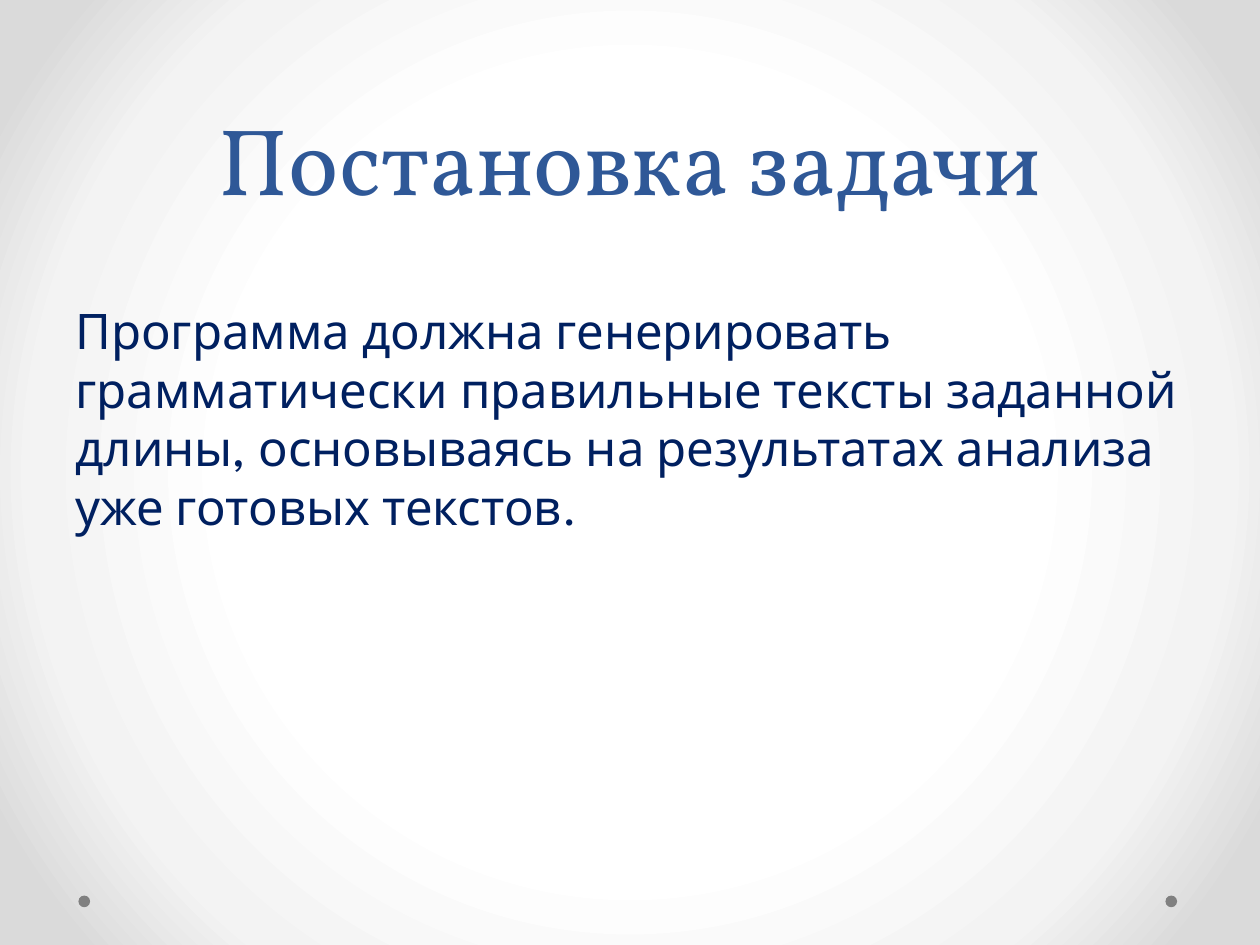
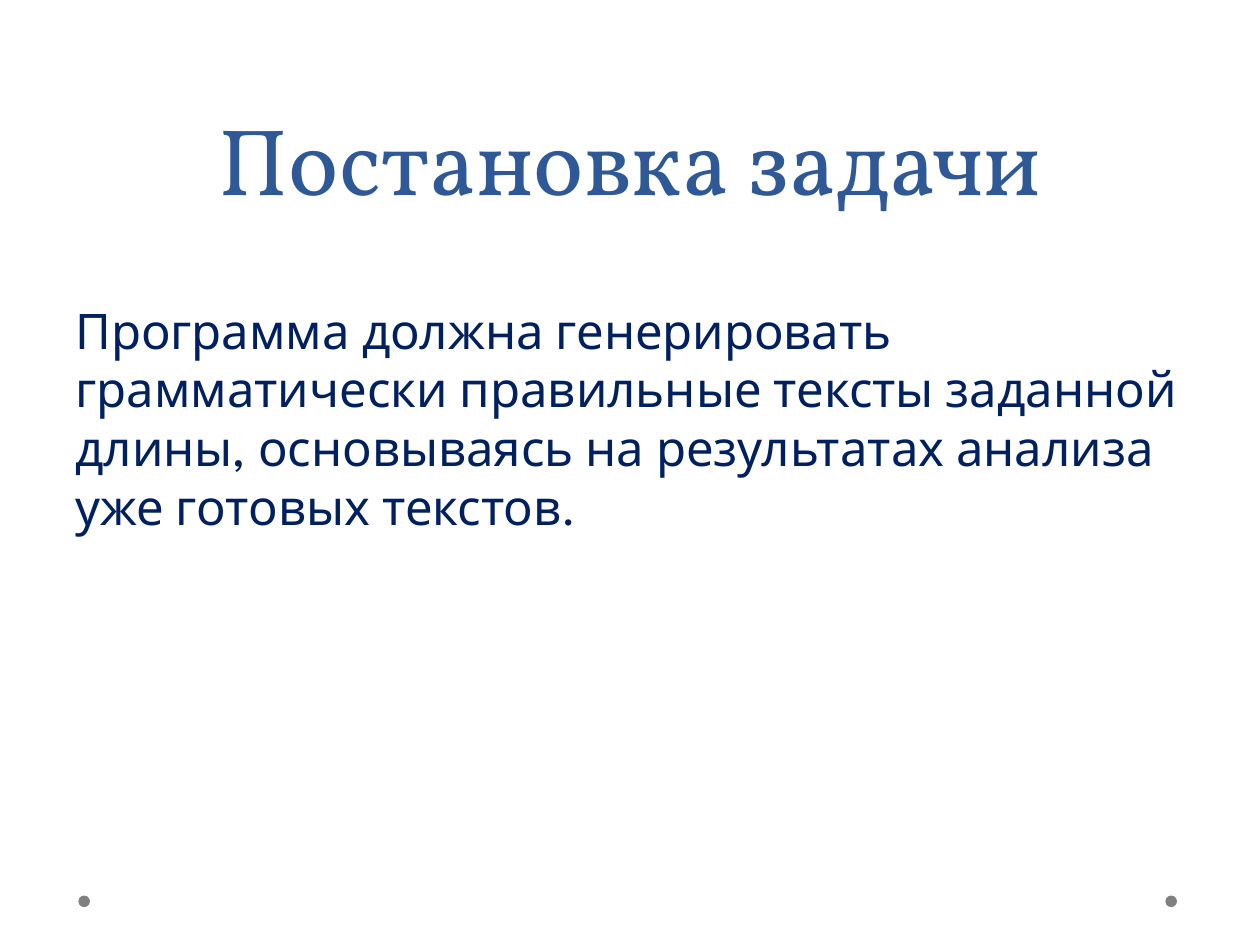
Before and after one commit to isaikin/ADO, a slide deck: slide 2 of Презентация/ADO.pptx. Drawn at 1260x945 pixels with LibreOffice and Linux fonts; fonts in the diff are those of the drawing. Boxes give left, top, right and bottom in pixels: in the first picture for what was removed or moved away, otherwise in the second. Text is boxed around its words. In the diff, an @@ line names an element or a change of style, - is before the commit and + after.

```diff
--- a/Презентация/ADO.pptx
+++ b/Презентация/ADO.pptx
@@ background gradient #FFFFFF to #F4F4F4 to #DADADA to #FFFFFF @@
@@ text "Постановка задачи" at (219,131,1041,212): line spacing 58pt to 20.5pt @@
@@ text "Программа должна генерировать грамматически правильные ..." at (75,314,1177,537): less space between paragraphs @@
```
Also in this commit, not shown: 8 other slides changed, 2 slides added.
